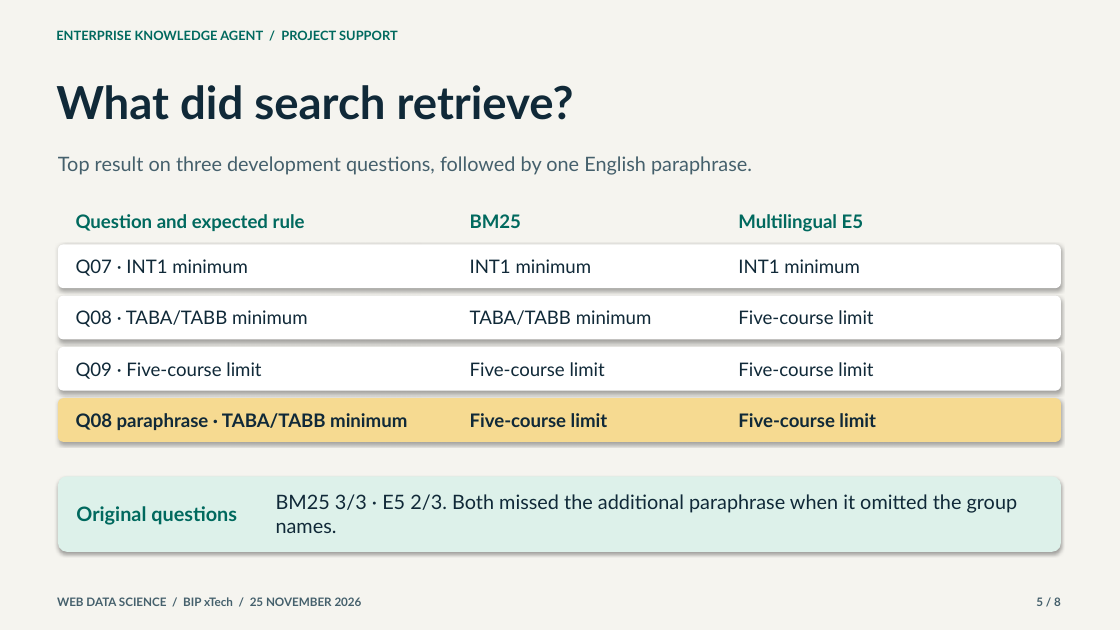
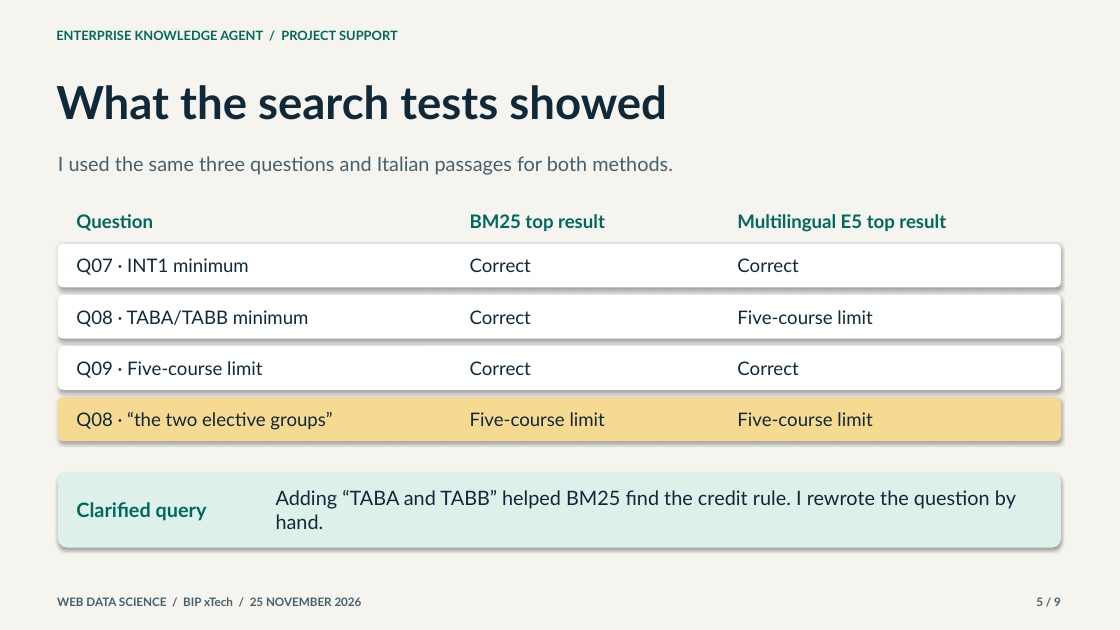
Before and after one commit to nafismam/EnterpriseKnowledgeAgent, a slide deck: slide 5 of presentations/enterprise-knowledge-agent-progress-2026-11-25.pptx. Drawn at 1120x630 pixels with LibreOffice and Linux fonts; fonts in the diff are those of the drawing. Boxes give left, top, right and bottom in pixels: in the first picture for what was removed or moved away, otherwise in the second. Text is boxed around its words. In the diff, an @@ line names an element or a change of style, - is before the commit and + after.

Commit message:
docs: explain search and agent design in progress slides

```diff
--- a/presentations/enterprise-knowledge-agent-progress-2026-11-25.pptx
+++ b/presentations/enterprise-knowledge-agent-progress-2026-11-25.pptx
@@ text at (56, 85, 667, 120): text changed @@
-What did search retrieve?
+What the search tests showed
@@ text at (58, 156, 673, 175): text changed @@
-Top result on three development questions, followed by one English paraphrase.
+I used the same three questions and Italian passages for both methods.
@@ text at (76, 214, 153, 231): text changed @@
-Question and expected rule
+Question
@@ text at (470, 214, 605, 231): text changed @@
-BM25
+BM25 top result
@@ text at (737, 214, 946, 232): text changed @@
-Multilingual E5
+Multilingual E5 top result
@@ text at (470, 258, 531, 272): text changed @@
-INT1 minimum
+Correct
@@ text at (737, 258, 798, 272): text changed @@
-INT1 minimum
+Correct
@@ text at (470, 310, 531, 324): text changed @@
-TABA/TABB minimum
+Correct
@@ text at (470, 361, 531, 375): text changed @@
-Five-course limit
+Correct
@@ text at (737, 361, 798, 375): text changed @@
-Five-course limit
+Correct
@@ text at (76, 412, 332, 430): text changed; bold off @@
-Q08 paraphrase · TABA/TABB minimum
+Q08 · “the two elective groups”
@@ text "Five-course limit" at (470, 412, 605, 426): bold off @@
@@ text "Five-course limit" at (737, 412, 872, 426): bold off @@
@@ rounded rectangle: place and size @@
-rounded rectangle at (58, 476, 1061, 552)
+rounded rectangle at (58, 472, 1061, 548)
@@ text at (76, 502, 207, 521): text changed @@
-Original questions
+Clarified query
@@ text at (276, 490, 1016, 529): text changed @@
-BM25 3/3 · E5 2/3. Both missed the additional paraphrase when it omitted the group names.
+Adding “TABA and TABB” helped BM25 find the credit rule. I rewrote the question by hand.
@@ text at (1036, 597, 1061, 606): text changed @@
-5 / 8
+5 / 9
```
Also in this commit, not shown: 2 other slides changed, 6 slides added, 5 slides removed, 1 other file.
